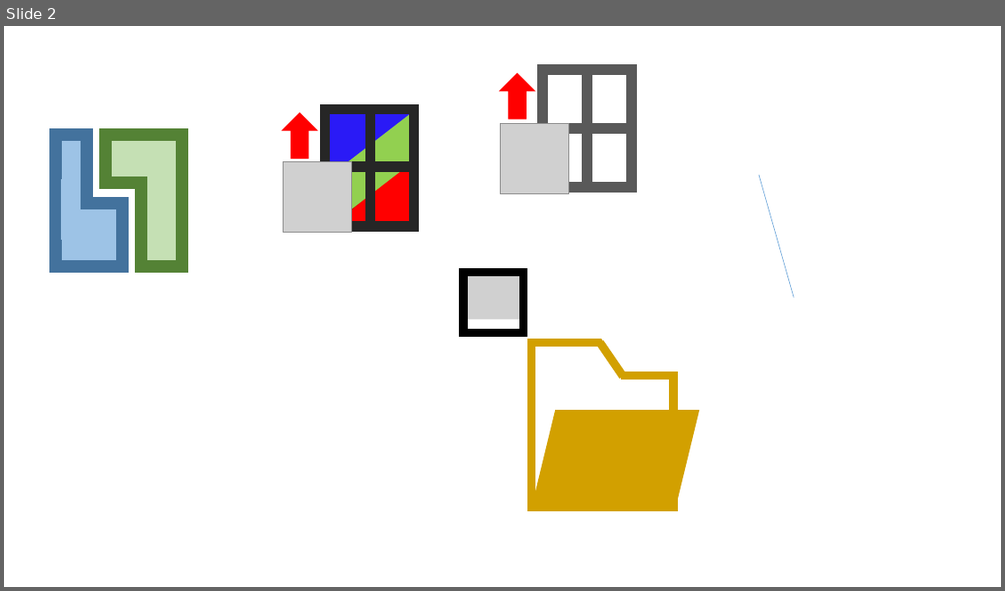
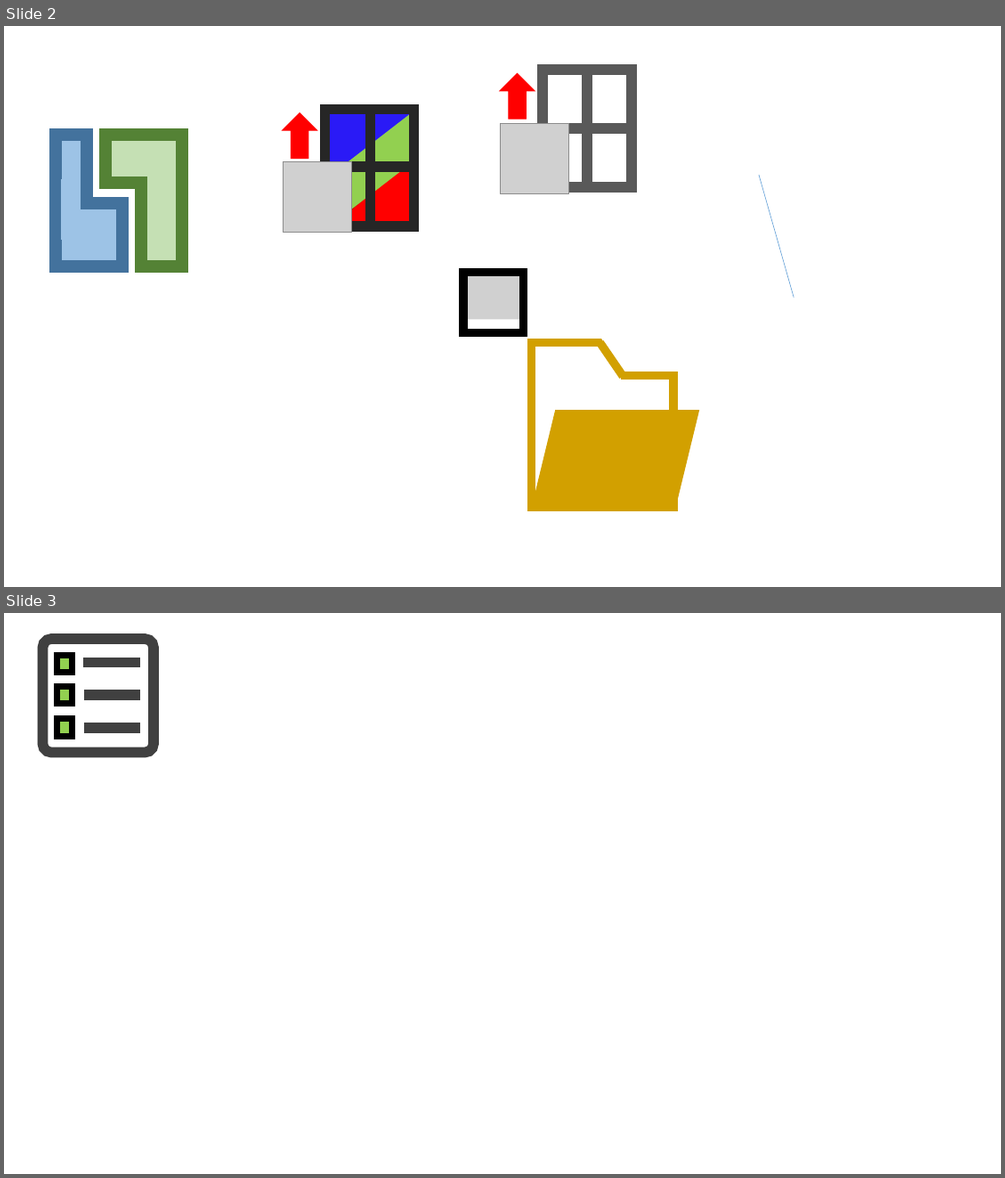
Before and after one commit to luchete80/fluxsol, a slide deck: FluxSol-CAE/Icons/Icons.pptx. Shown one above the other, each under a label of ours: slide 2 before the commit, slides 2 and 3 after it. The pictures are 1005x591 and 1005x1178 pixels, drawn with LibreOffice and Linux fonts; fonts in the diff are those of the drawing; grey boxes stand for pictures. Boxes give left, top, right and bottom in pixels: in the first picture for what was removed or moved away, otherwise in the second. Text is boxed around its words. In the diff, an @@ line names an element or a change of style, - is before the commit and + after.

```diff
--- a/FluxSol-CAE/Icons/Icons.pptx
+++ b/FluxSol-CAE/Icons/Icons.pptx
@@ slide 3 added at box(4, 613, 1001, 1174), background #FFFFFF @@
@@ rounded rectangle added at box(43, 639, 154, 753), fill #FFFFFF, outline #404040 10 pt @@
@@ rectangle added at box(57, 655, 73, 672), fill #92D050, outline #000000 6 pt @@
@@ line added from (84, 662) to (140, 662), #404040 10 pt @@
@@ rectangle added at box(57, 686, 73, 704), fill #92D050, outline #000000 6 pt @@
@@ rectangle added at box(57, 719, 73, 737), fill #92D050, outline #000000 6 pt @@
@@ line added from (84, 695) to (140, 695), #404040 10 pt @@
@@ line added from (84, 728) to (140, 728), #404040 10 pt @@
```
Also in this commit, not shown: 5 other files.
